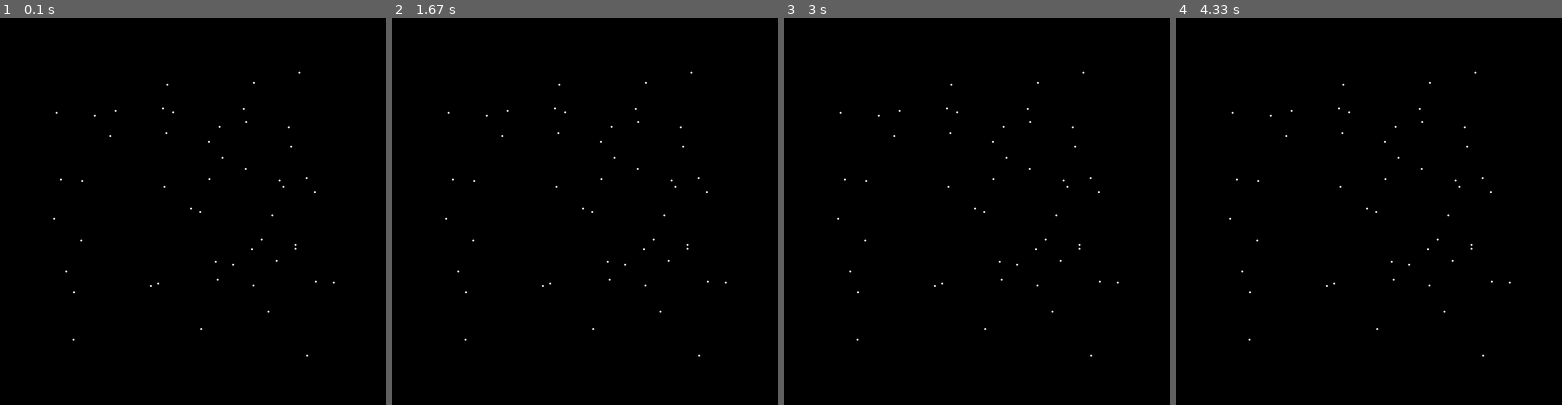
Above: before the commit, frames 1-4 (left to right).
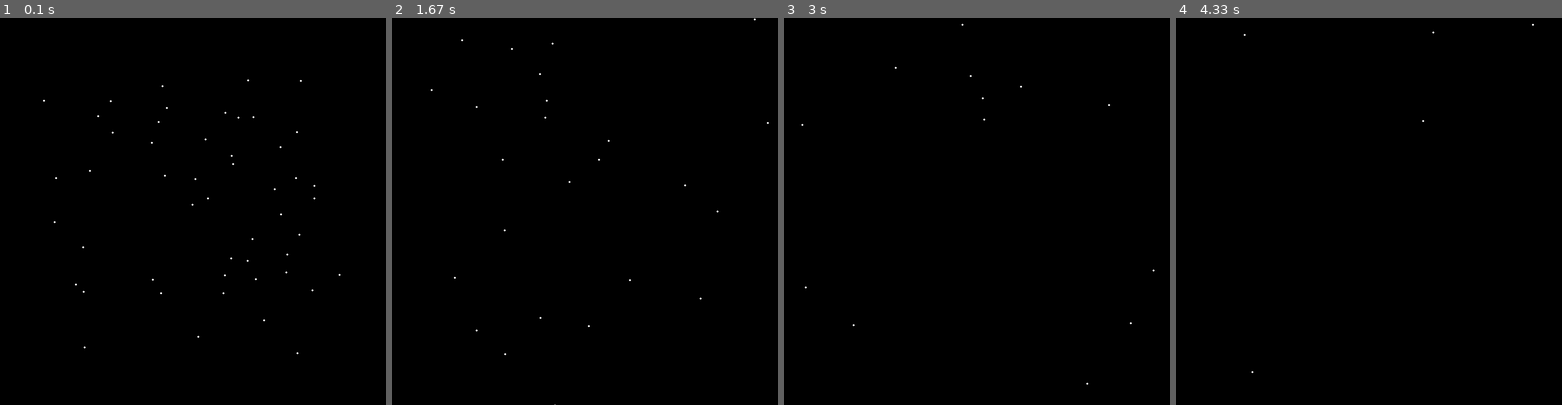
Above: after the commit, the same moments.

Repository: mirlan0705/n-body-star-cluster
Game: pygame game, started from main.py
Same seed, same stepped clock (60 frames per second), same inputs: the game is played once before the commit and once after it.
Inputs:
- Up to frame 1 (0.1 s): no input
- Up to frame 2 (1.67 s): no input
- Up to frame 3 (3 s): no input
- Up to frame 4 (4.33 s): no input

The runs differ from the first frame. In frame 1, 0.2% of the frame differs, in the area x 11-89%, y 13-88%; in frame 2, 0.1%; in frame 3, 0.1%; in frame 4, 0.1%.

Commit message:
movements added

Diff:
--- a/main.py
+++ b/main.py
@@ -29,10 +29,10 @@
         if event.type == pygame.QUIT:
             running = False
 
-
-
     screen.fill((0,0,0))
     for star in stars:
+        star[0] += star[2]
+        star[1] += star[3]
         pygame.draw.circle(screen, (255,255,255), (int(star[0]), int(star[1])), 2)
 
     pygame.display.flip()
